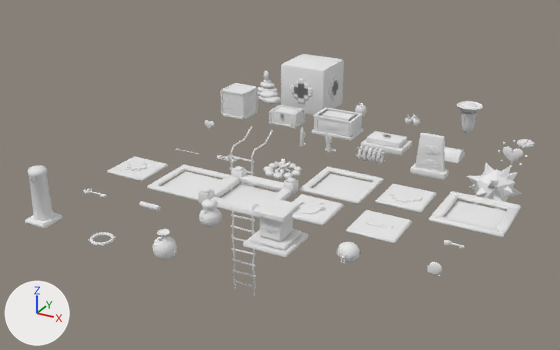
Before and after pictures for a commit that changed the glTF model assets/epiphany/objetos.glb.
Camera for both pictures: a camera (50 mm lens) standing at (14.49, -25.24, 9.51) and looking at (3.82, -5.84, -0.19). The lights are fixed; the arrows at lower left show +X, +Y and +Z. The older version comes first.

Script lines for the objects in view, before the commit:
```python
ob_estela = bpy.data.objects.new('estela', me_estela)
ob_estela.location = (8.0, -4.0, 0.0)
ob_explosion = bpy.data.objects.new('explosion', me_explosion)
ob_explosion.location = (10.0, -4.0, 0.0)
ob_flechas_x5 = bpy.data.objects.new('flechas_x5', me_flechas_x5)
ob_flechas_x5.location = (2.0, -6.0, 0.0)
ob_fogata = bpy.data.objects.new('fogata', me_fogata)
ob_fogata.location = (4.0, -6.0, 0.0)
ob_interruptor_bloque_marco = bpy.data.objects.new('interruptor_bloque_marco', me_interruptor_bloque_marco)
ob_interruptor_bloque_marco.location = (6.0, -6.0, 0.0)
ob_interruptor_bloque_placa = bpy.data.objects.new('interruptor_bloque_placa', me_interruptor_bloque_placa)
ob_interruptor_bloque_placa.location = (8.0, -6.0, 0.0)
ob_interruptor_golpe_marco = bpy.data.objects.new('interruptor_golpe_marco', me_interruptor_golpe_marco)
ob_interruptor_golpe_marco.location = (10.0, -6.0, 0.0)
ob_interruptor_golpe_placa = bpy.data.objects.new('interruptor_golpe_placa', me_interruptor_golpe_placa)
ob_interruptor_golpe_placa.location = (0.0, -8.0, 0.0)
ob_interruptor_placa = bpy.data.objects.new('interruptor_placa', me_interruptor_placa)
ob_interruptor_placa.location = (8.0, -8.0, 0.0)
# also in view: 'cofre_grande' at (4.0, -2.0, 0.32); 'bloque_empujable' at (2.0, 0.0, 0.9); 'poste_gancho' at (0.0, -12.0, 0.8); 'escalera_soga_rollo' at (6.0, -3.8, 0.2); 'cofre_grande_tapa' at (6.0, -2.47, 0.19)
```
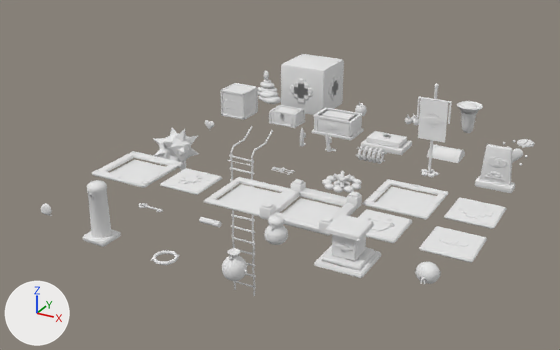
Location of each change, [x1, y1, x2, y2] in pixels of the pictures (560 x 350 px):
```json
{"object": "interruptor_peso_marco", "change": "moved", "before": [198, 166, 298, 218], "after": [260, 179, 362, 236]}
{"object": "pedestal_martillo", "change": "moved", "before": [243, 197, 309, 258], "after": [314, 214, 381, 278]}
{"object": "interruptor_golpe_marco", "change": "moved", "before": [429, 191, 521, 238], "after": [92, 151, 183, 188]}
{"object": "interruptor_bloque_marco", "change": "moved", "before": [299, 167, 384, 204], "after": [362, 179, 448, 220]}
{"object": "interruptor_marco", "change": "moved", "before": [147, 164, 232, 201], "after": [204, 177, 291, 217]}
{"object": "interruptor_placa", "change": "moved", "before": [346, 210, 412, 244], "after": [419, 226, 487, 263]}
{"object": "poste_gancho", "change": "moved", "before": [25, 165, 62, 229], "after": [83, 180, 121, 247]}
{"object": "estela", "change": "moved", "before": [410, 133, 449, 180], "after": [475, 144, 515, 193]}
{"object": "interruptor_bloque_placa", "change": "moved", "before": [375, 184, 436, 213], "after": [444, 198, 506, 229]}
{"object": "explosion", "change": "moved", "before": [466, 163, 521, 211], "after": [153, 128, 199, 171]}
{"object": "interruptor_peso_placa", "change": "moved", "before": [292, 194, 344, 226], "after": [358, 209, 412, 244]}
{"object": "interruptor_golpe_placa", "change": "moved", "before": [107, 156, 168, 181], "after": [160, 168, 222, 195]}
{"object": "estandarte_devotos", "change": "added", "after": [417, 83, 452, 178]}
{"object": "vasija", "change": "moved", "before": [152, 229, 177, 260], "after": [222, 248, 247, 281]}
{"object": "fogata", "change": "moved", "before": [263, 159, 302, 179], "after": [322, 171, 362, 193]}
{"object": "mate", "change": "moved", "before": [199, 197, 222, 227], "after": [264, 214, 288, 245]}
{"object": "piedra_levantable", "change": "moved", "before": [336, 242, 361, 263], "after": [415, 262, 441, 285]}
{"object": "poste_gancho_anillo", "change": "moved", "before": [88, 232, 116, 246], "after": [151, 250, 179, 265]}
{"object": "pieza_corazon", "change": "moved", "before": [427, 262, 442, 276], "after": [41, 203, 52, 216]}
{"object": "mapa", "change": "moved", "before": [140, 201, 160, 211], "after": [199, 217, 222, 227]}
{"object": "flechas_x5", "change": "moved", "before": [217, 155, 239, 163], "after": [271, 167, 295, 175]}
```

The change, as JSON lines over the scene's bpy script:
```json
{"op": "add", "block": "me_estandarte_devotos", "code": ["me_estandarte_devotos = bpy.data.meshes.new('estandarte_devotos')", "me_estandarte_devotos.from_pydata(...)  # 696 vertices, 1276 faces; spans x -0.5..0.5, y -0.23..0.27, z -0.02..2.9", "me_estandarte_devotos.materials.append(mat_paleta)  # white #e7e7e7"]}
{"op": "set", "path": "ob_estela.location", "old": "(8.0, -4.0, 0.0)", "new": "(10.0, -4.0, 0.0)"}
{"op": "set", "path": "ob_explosion.location", "old": "(10.0, -4.0, 0.0)", "new": "(0.0, -6.0, 0.0)"}
{"op": "set", "path": "ob_flechas_x5.location", "old": "(2.0, -6.0, 0.0)", "new": "(4.0, -6.0, 0.0)"}
{"op": "set", "path": "ob_fogata.location", "old": "(4.0, -6.0, 0.0)", "new": "(6.0, -6.0, 0.0)"}
{"op": "set", "path": "ob_interruptor_bloque_marco.location", "old": "(6.0, -6.0, 0.0)", "new": "(8.0, -6.0, 0.0)"}
{"op": "set", "path": "ob_interruptor_bloque_placa.location", "old": "(8.0, -6.0, 0.0)", "new": "(10.0, -6.0, 0.0)"}
{"op": "set", "path": "ob_interruptor_golpe_marco.location", "old": "(10.0, -6.0, 0.0)", "new": "(0.0, -8.0, 0.0)"}
{"op": "set", "path": "ob_interruptor_golpe_placa.location", "old": "(0.0, -8.0, 0.0)", "new": "(2.0, -8.0, 0.0)"}
{"op": "set", "path": "ob_interruptor_marco.location", "old": "(2.0, -8.0, 0.0)", "new": "(4.0, -8.0, 0.0)"}
{"op": "set", "path": "ob_interruptor_peso_marco.location", "old": "(4.0, -8.0, 0.0)", "new": "(6.0, -8.0, 0.0)"}
{"op": "set", "path": "ob_interruptor_peso_placa.location", "old": "(6.0, -8.0, 0.0)", "new": "(8.0, -8.0, 0.0)"}
{"op": "set", "path": "ob_interruptor_placa.location", "old": "(8.0, -8.0, 0.0)", "new": "(10.0, -8.0, 0.0)"}
{"op": "set", "path": "ob_mapa.location", "old": "(2.0, -10.0, 0.0)", "new": "(4.0, -10.0, 0.0)"}
{"op": "set", "path": "ob_mate.location", "old": "(4.0, -10.0, 0.0)", "new": "(6.0, -10.0, 0.0)"}
{"op": "set", "path": "ob_pedestal_martillo.location", "old": "(6.0, -10.0, 0.0)", "new": "(8.0, -10.0, 0.0)"}
{"op": "set", "path": "ob_piedra_levantable.location", "old": "(8.0, -10.0, 0.0)", "new": "(10.0, -10.0, 0.0)"}
{"op": "set", "path": "ob_pieza_corazon.location", "old": "(10.0, -10.0, 0.0)", "new": "(0.0, -12.0, 0.0)"}
{"op": "set", "path": "ob_poste_gancho.location", "old": "(0.0, -12.0, 0.0)", "new": "(2.0, -12.0, 0.0)"}
{"op": "set", "path": "ob_poste_gancho_anillo.location", "old": "(2.0, -12.0, 0.0)", "new": "(4.0, -12.0, 0.0)"}
{"op": "set", "path": "ob_vasija.location", "old": "(4.0, -12.0, 0.0)", "new": "(6.0, -12.0, 0.0)"}
{"op": "add", "block": "ob_estandarte_devotos", "code": ["ob_estandarte_devotos = bpy.data.objects.new('estandarte_devotos', me_estandarte_devotos)", "ob_estandarte_devotos.location = (8.0, -4.0, 0.0)"]}
```
